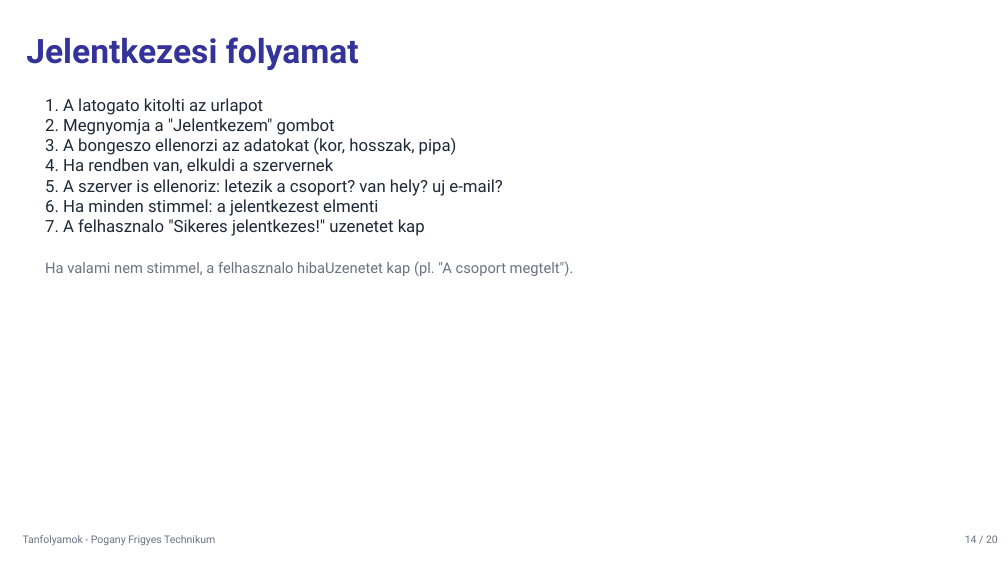
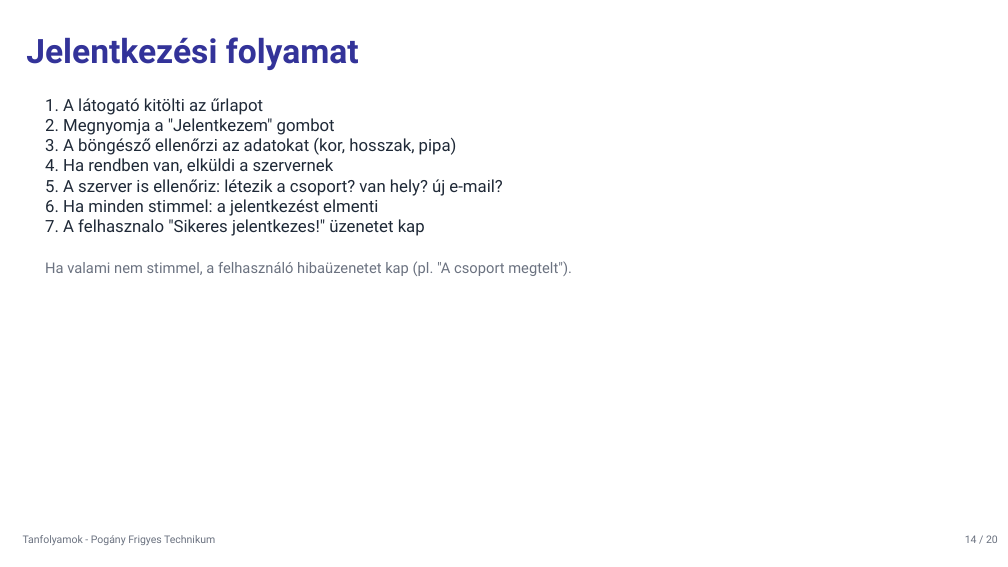
Before and after one commit to vargamatyas109-web/Tanfolyamok, a slide deck: slide 14 of Tanfolyamok_prezentacio.pptx. Drawn at 1008x567 pixels with LibreOffice and Linux fonts; fonts in the diff are those of the drawing. Boxes give left, top, right and bottom in pixels: in the first picture for what was removed or moved away, otherwise in the second. Text is boxed around its words. In the diff, an @@ line names an element or a change of style, - is before the commit and + after.

```diff
--- a/Tanfolyamok_prezentacio.pptx
+++ b/Tanfolyamok_prezentacio.pptx
@@ text at (26, 37, 359, 70): text changed @@
-Jelentkezesi folyamat
+Jelentkezési folyamat
@@ text at (45, 98, 264, 115): text changed @@
-1. A latogato kitolti az urlapot
+1. A látogató kitölti az űrlapot
@@ text at (45, 137, 572, 276): text changed @@
-3. A bongeszo ellenorzi az adatokat (kor, hosszak, pipa)
-4. Ha rendben van, elkuldi a szervernek
-5. A szerver is ellenoriz: letezik a csoport? van hely? uj e-mail?
-6. Ha minden stimmel: a jelentkezest elmenti
-7. A felhasznalo "Sikeres jelentkezes!" uzenetet kap
-Ha valami nem stimmel, a felhasznalo hibaUzenetet kap (pl. "A csoport megtelt").
+3. A böngésző ellenőrzi az adatokat (kor, hosszak, pipa)
+4. Ha rendben van, elküldi a szervernek
+5. A szerver is ellenőriz: létezik a csoport? van hely? új e-mail?
+6. Ha minden stimmel: a jelentkezést elmenti
+7. A felhasznalo "Sikeres jelentkezes!" üzenetet kap
+Ha valami nem stimmel, a felhasználó hibaüzenetet kap (pl. "A csoport megtelt").
```
Also in this commit, not shown: 24 other slides changed, 10 other files.
